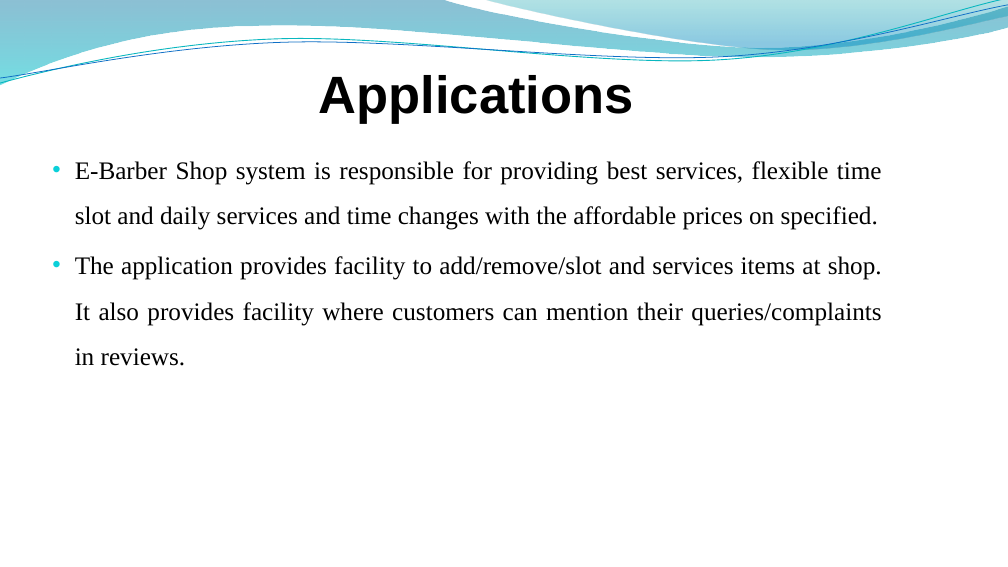
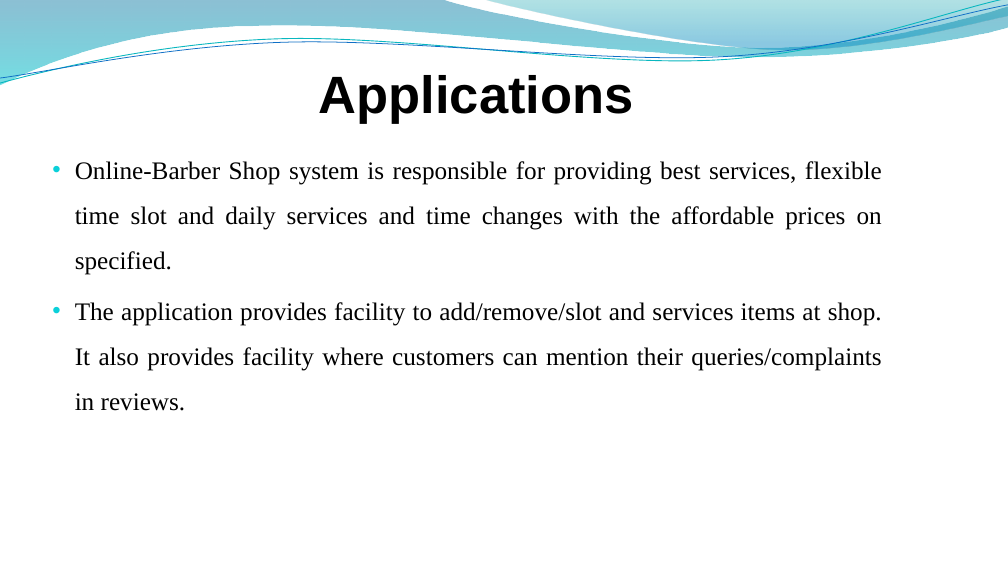
Before and after one commit to SanketAwasarkar/BarberShop, a slide deck: slide 9 of Project ppt.pptx. Drawn at 1008x567 pixels with LibreOffice and Linux fonts; fonts in the diff are those of the drawing; background and template pictures are left out. Boxes give left, top, right and bottom in pixels: in the first picture for what was removed or moved away, otherwise in the second. Text is boxed around its words. In the diff, an @@ line names an element or a change of style, - is before the commit and + after.

```diff
--- a/Project ppt.pptx
+++ b/Project ppt.pptx
@@ text at (x1=75, y1=161, x2=882, y2=275): text changed @@
-• E-Barber Shop system is responsible for providing best services, flexible time slot and daily services and time changes with the affordable prices on specified.
+• Online-Barber Shop system is responsible for providing best services, flexible time slot and daily services and time changes with the affordable prices on specified.
```
Also in this commit, not shown: 1 other slide changed.
